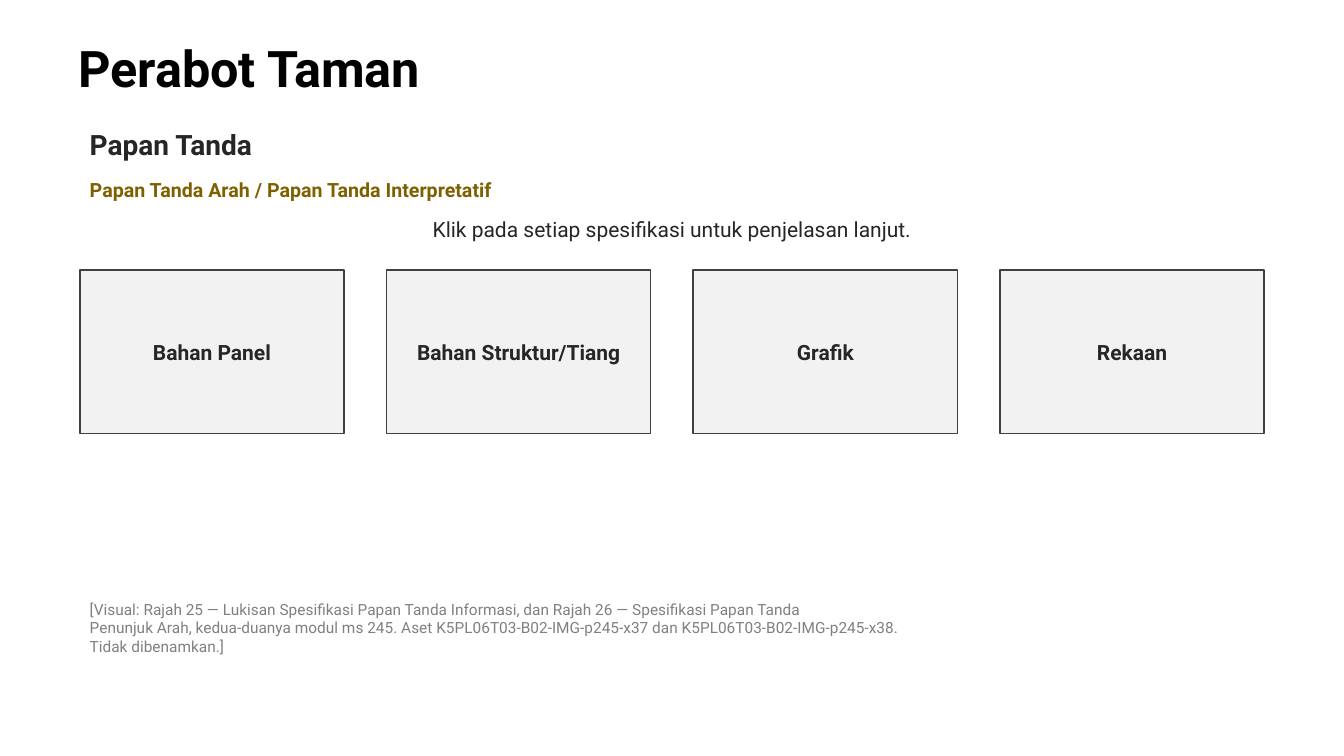
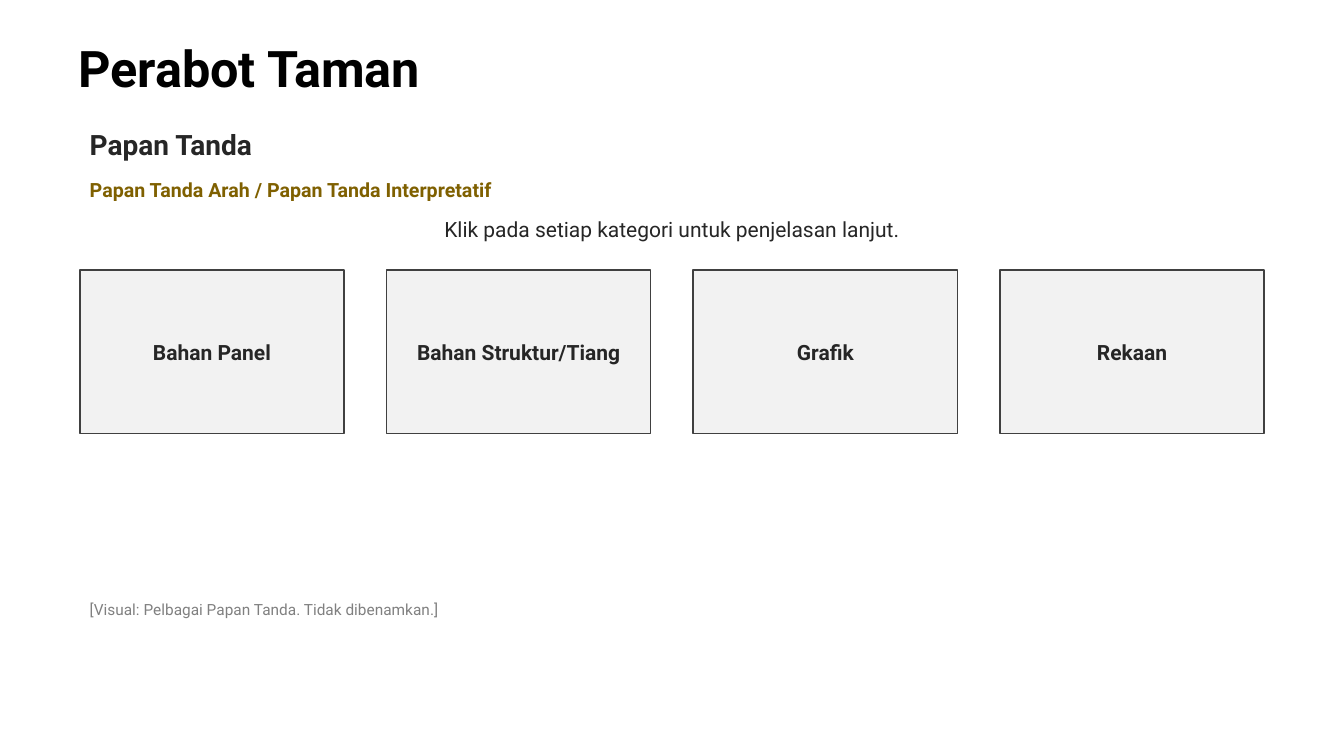
Before and after one commit to fidos777/slide-interaction-layer, a slide deck: slide 23 of reviews/source-completion/K5PL06T03B02_v0_4_THREE_FAMILY_PROOF.pptx. Drawn at 1344x756 pixels with LibreOffice and Linux fonts; fonts in the diff are those of the drawing. Boxes give left, top, right and bottom in pixels: in the first picture for what was removed or moved away, otherwise in the second. Text is boxed around its words. In the diff, an @@ line names an element or a change of style, - is before the commit and + after.

```diff
--- a/reviews/source-completion/K5PL06T03B02_v0_4_THREE_FAMILY_PROOF.pptx
+++ b/reviews/source-completion/K5PL06T03B02_v0_4_THREE_FAMILY_PROOF.pptx
@@ text at box(444, 221, 899, 242): text changed @@
-Klik pada setiap spesifikasi untuk penjelasan lanjut.
+Klik pada setiap kategori untuk penjelasan lanjut.
@@ text at box(90, 602, 439, 618): text changed @@
-[Visual: Rajah 25 — Lukisan Spesifikasi Papan Tanda Informasi, dan Rajah 26 — Spesifikasi Papan Tanda
-Penunjuk Arah, kedua-duanya modul ms 245. Aset K5PL06T03-B02-IMG-p245-x37 dan K5PL06T03-B02-IMG-p245-x38.
-Tidak dibenamkan.]
+[Visual: Pelbagai Papan Tanda. Tidak dibenamkan.]
```
Also in this commit, not shown: 26 other slides changed, 1 other file.
